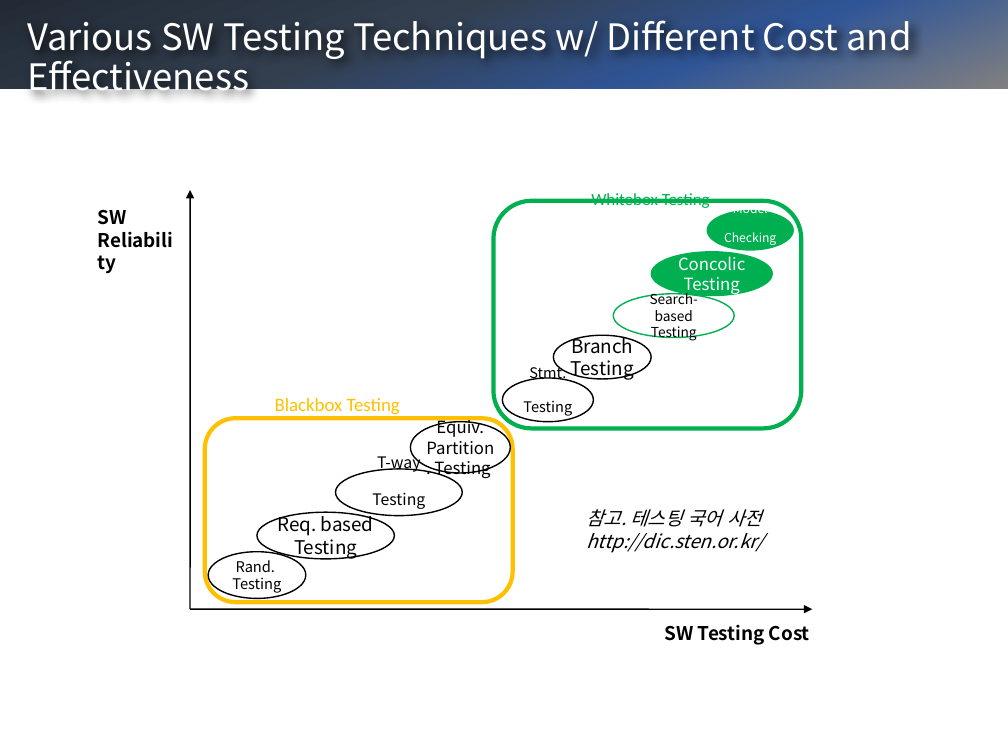
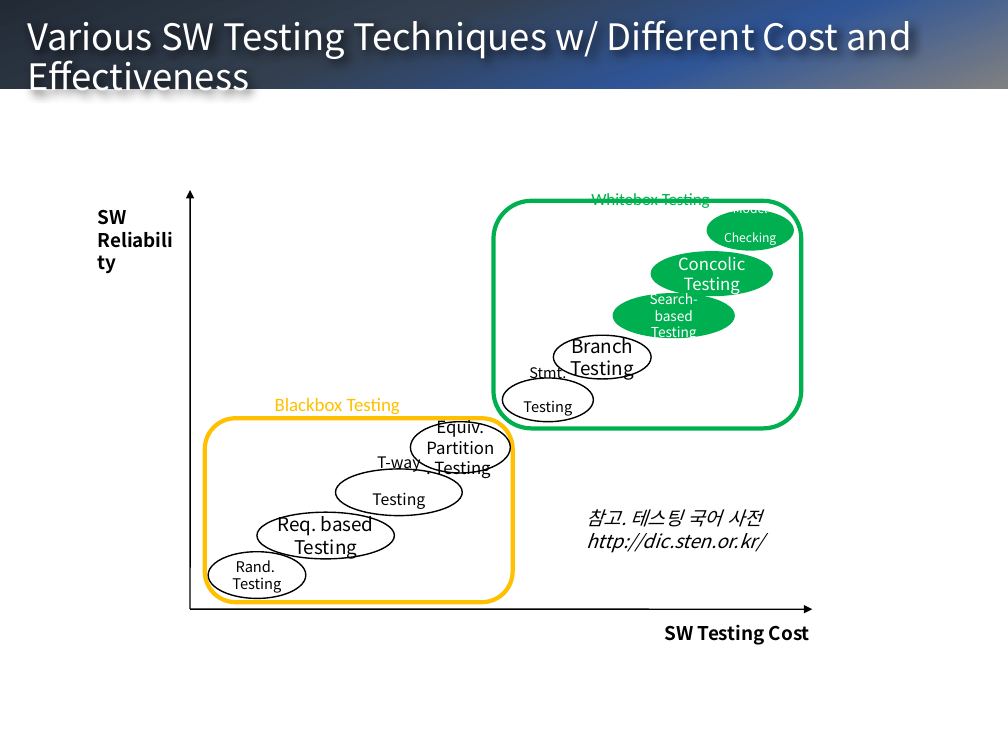
Before and after one commit to swtv-kaist/cs458-spring23, a slide deck: slide 5 of 1-overview/lec3-testing-overview-v3.pptx. Drawn at 1008x756 pixels with LibreOffice and Linux fonts; fonts in the diff are those of the drawing; background and template pictures are left out. Boxes give left, top, right and bottom in pixels: in the first picture for what was removed or moved away, otherwise in the second. Text is boxed around its words. In the diff, an @@ line names an element or a change of style, - is before the commit and + after.

```diff
--- a/1-overview/lec3-testing-overview-v3.pptx
+++ b/1-overview/lec3-testing-overview-v3.pptx
@@ ellipse "Search-based Testing" at [613,293,734,337]: text colour #000000 to #FFFFFF; fill none to #00B050 @@
```
Also in this commit, not shown: 4 other slides changed, 2 slides added, 1 other file.
